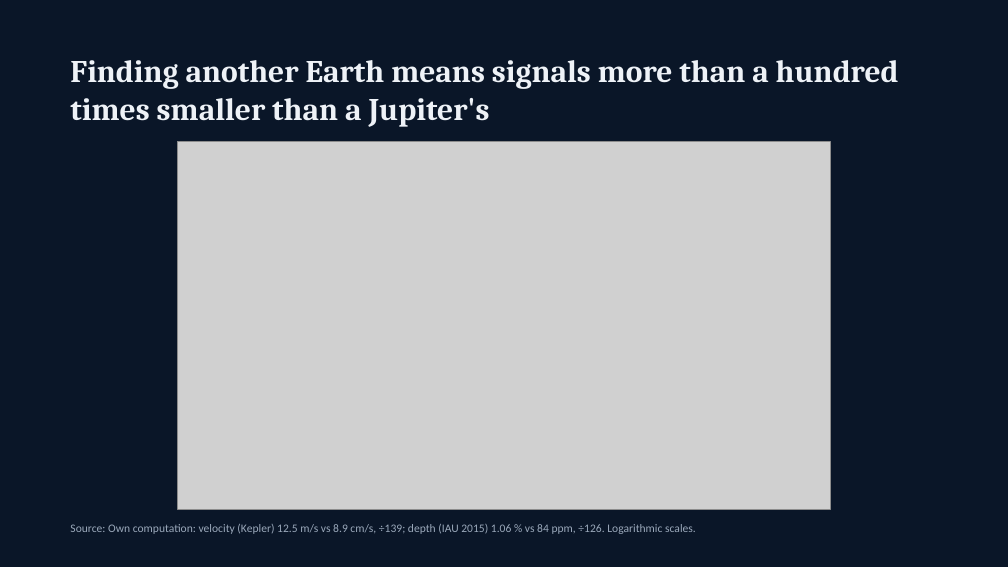
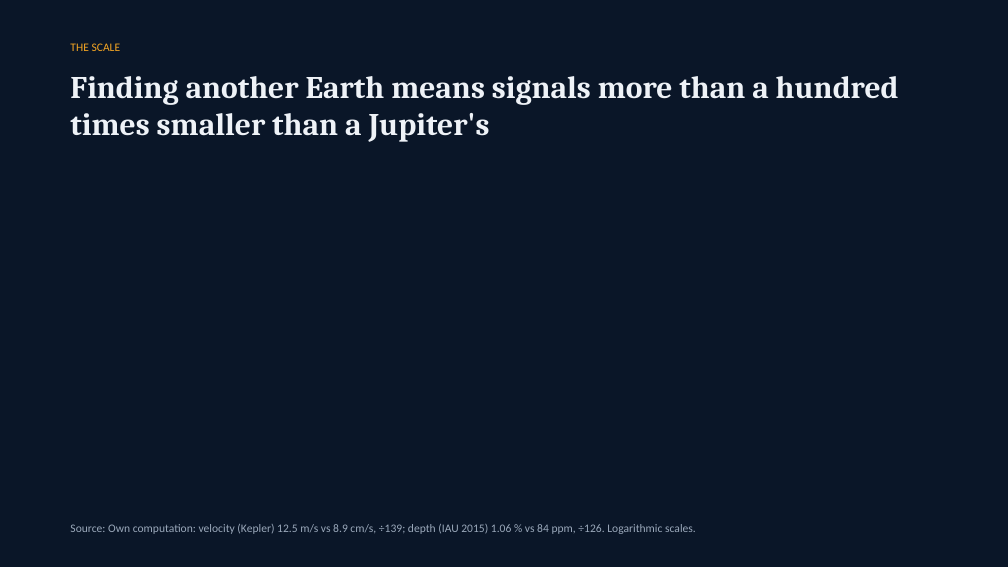
Before and after one commit to jpcastillo714/presentation-kit, a slide deck: slide 6 of examples/exoplanets/exoplanets.pptx. Drawn at 1008x567 pixels with LibreOffice and Linux fonts; fonts in the diff are those of the drawing; grey boxes stand for pictures; background and template pictures are left out. Boxes give left, top, right and bottom in pixels: in the first picture for what was removed or moved away, otherwise in the second. Text is boxed around its words. In the diff, an @@ line names an element or a change of style, - is before the commit and + after.

```diff
--- a/examples/exoplanets/exoplanets.pptx
+++ b/examples/exoplanets/exoplanets.pptx
@@ text added at [70,43,121,51], 11 pt, text #F5A623 @@
+THE SCALE
@@ text "Finding another Earth means signals ...": place and size @@
-text "Finding another Earth means signals ..." at [70,60,899,127]
+text "Finding another Earth means signals ..." at [70,76,899,142]
@@ picture removed at [178,142,831,510] @@
```
Also in this commit, not shown: 6 other slides changed, 50 other files.
